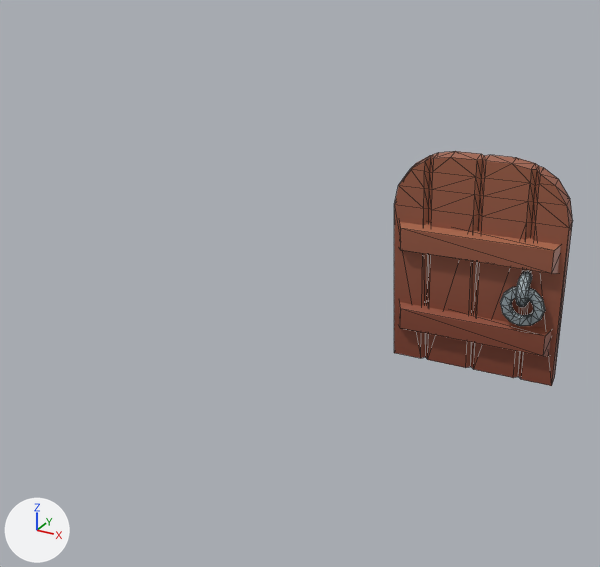
Two versions of the glTF model assets/models/door/temple_door.glb, one commit apart.
Before and after are seen from a camera (50 mm lens) standing at (3.83, -6.05, 4.97) and looking at (-0.08, 1.05, 1.42). Arrows for +X, +Y and +Z are at lower left; the lights stay in place. The picture after the commit comes second. Mesh edges are drawn as thin lines. Where no turn or scale is listed for an object, it has been applied to the vertices. Vertices at exactly the same position are counted once.

The older version as bpy lines, for what is in view:
```python
me_wall_doorway_door = bpy.data.meshes.new('wall_doorway_door')
me_wall_doorway_door.from_pydata(...)  # 326 vertices, 620 faces; spans x -1.01..1.0, y -0.48..0.28, z -0.02..2.75
me_wall_doorway_door.materials.append(mat_texture)  # picture img_dungeon_texture
ob_wall_doorway_door = bpy.data.objects.new('wall_doorway_door', me_wall_doorway_door)
ob_wall_doorway_door.location = (1.29, 3.05, -0.18)
```
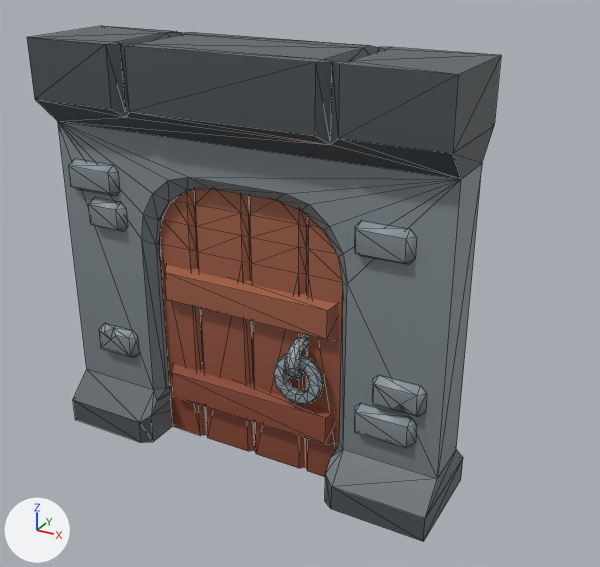
Commit message: assets: update temple door model

Boxes (x1, y1, x2, y2) around the edits, measured in the pictures (600 x 567 px):
'wall_doorway', added
    after: (27, 26, 501, 541)
'wall_doorway_door', reshaped, moved (22% taller)
    before: (394, 151, 573, 386)
    after: (159, 189, 343, 477)

The change, as a list of edits to the scene's bpy script:
```text
Change me_wall_doorway_door:
    used by ob_wall_doorway_door; location = (1.29, 3.05, -0.18)
    remove me_wall_doorway_door.from_pydata(...)  # 326 vertices, 620 faces; spans x -1.01..1.0, y -0.48..0.28, z -0.02..2.75
    add me_wall_doorway_door.from_pydata(...)  # 326 vertices, 620 faces; spans x -0.18..1.82, y -0.39..0.39, z 0.0..2.75
    me_wall_doorway_door part 1: the whole mesh is multiplied about its middle by the matrix ((0.998, 0.054, 0.01), (-0.055, 0.993, 0.102), (-0.004, -0.103, 0.995)), then moved by (0.83, 0.14, 0.0)
Add me_wall_doorway:
    me_wall_doorway.from_pydata(...)  # 292 vertices, 448 faces; spans x -2.0..2.0, y -0.5..0.5, z 0.0..4.0
    me_wall_doorway.materials.append(mat_texture)  # picture img_dungeon_texture
Change ob_wall_doorway_door:
    ob_wall_doorway_door.location: (1.29, 3.05, -0.18) -> (-0.82, 0.0, 0.0)
Add ob_wall_doorway:
    ob_wall_doorway = bpy.data.objects.new('wall_doorway', me_wall_doorway)
    ob_wall_doorway.location = (0.0, 0.0, 0.0)
```
